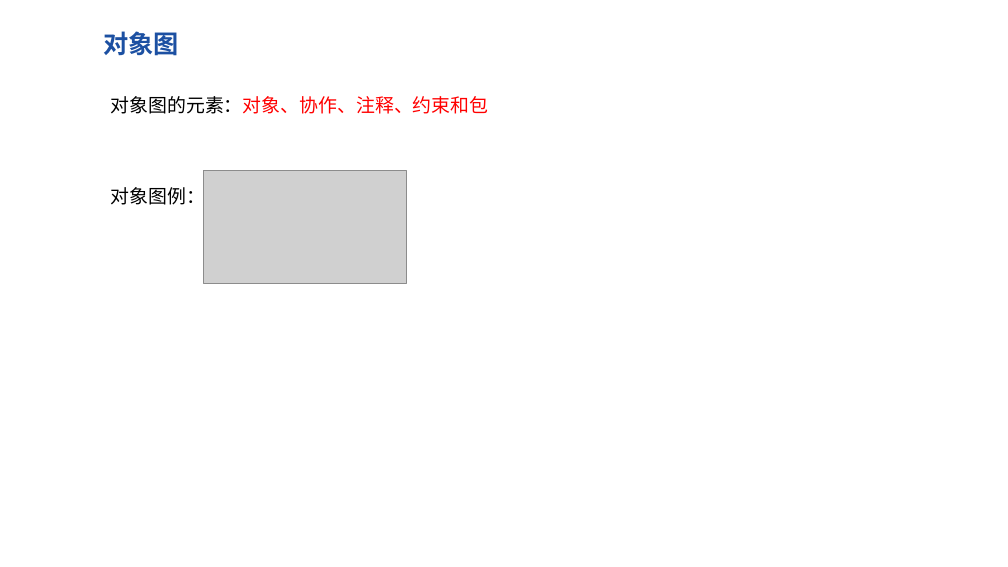
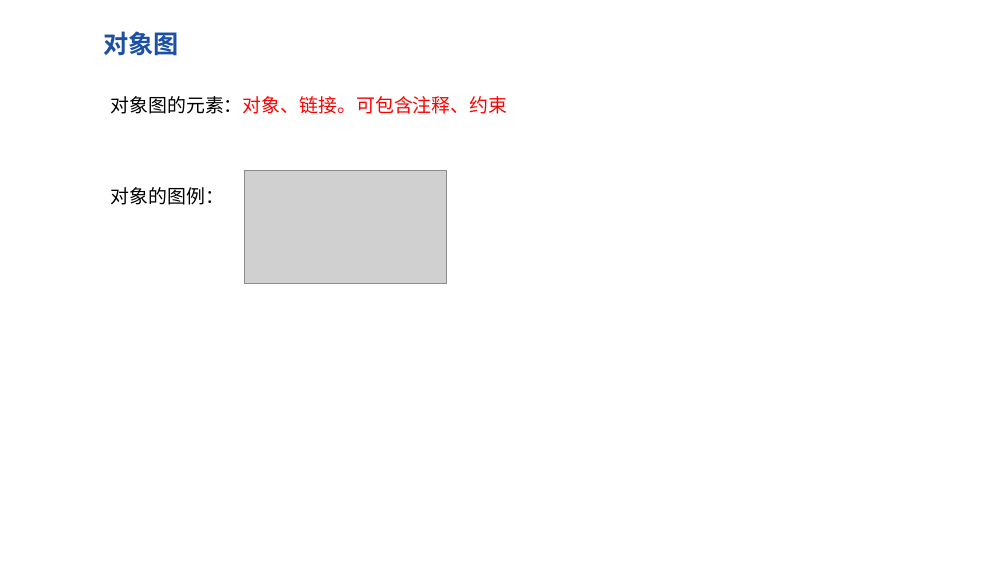
Before and after one commit to hhhdxd/Request, a slide deck: slide 6 of 翻转课堂/第五次翻转课堂/SRA-G17-第五次翻转课堂PPT(2).pptx. Drawn at 1008x567 pixels with LibreOffice and Linux fonts; fonts in the diff are those of the drawing; grey boxes stand for pictures; background and template pictures are left out. Boxes give left, top, right and bottom in pixels: in the first picture for what was removed or moved away, otherwise in the second. Text is boxed around its words. In the diff, an @@ line names an element or a change of style, - is before the commit and + after.

```diff
--- a/翻转课堂/第五次翻转课堂/SRA-G17-第五次翻转课堂PPT(2).pptx
+++ b/翻转课堂/第五次翻转课堂/SRA-G17-第五次翻转课堂PPT(2).pptx
@@ text at [111, 96, 508, 205]: text changed @@
-对象图的元素：对象、协作、注释、约束和包
-对象图例：
+对象图的元素：对象、链接。可包含注释、约束
+对象的图例：
@@ picture: place and size @@
-picture at [204, 170, 407, 284]
+picture at [244, 170, 447, 284]
```
Also in this commit, not shown: 3 other slides changed.
